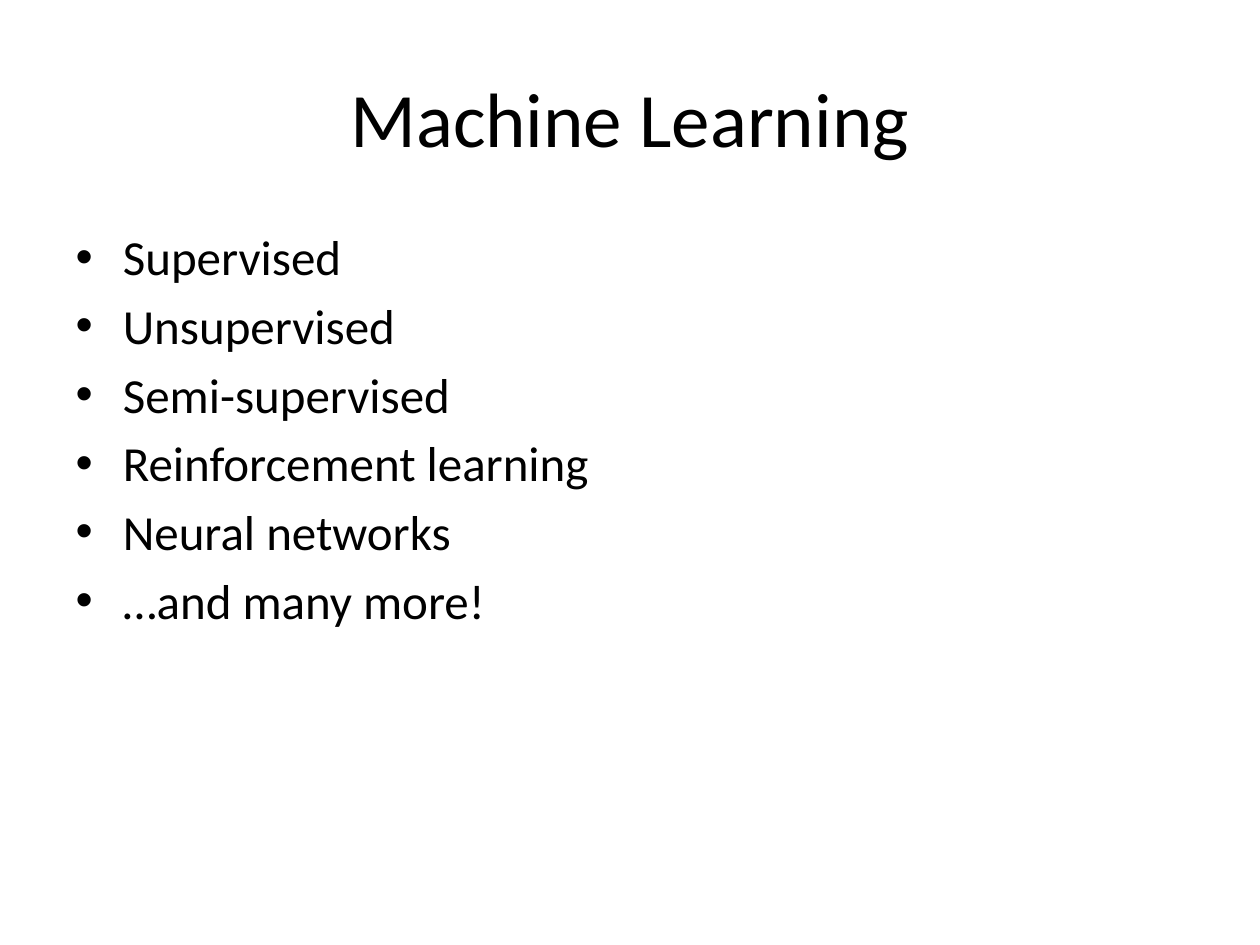
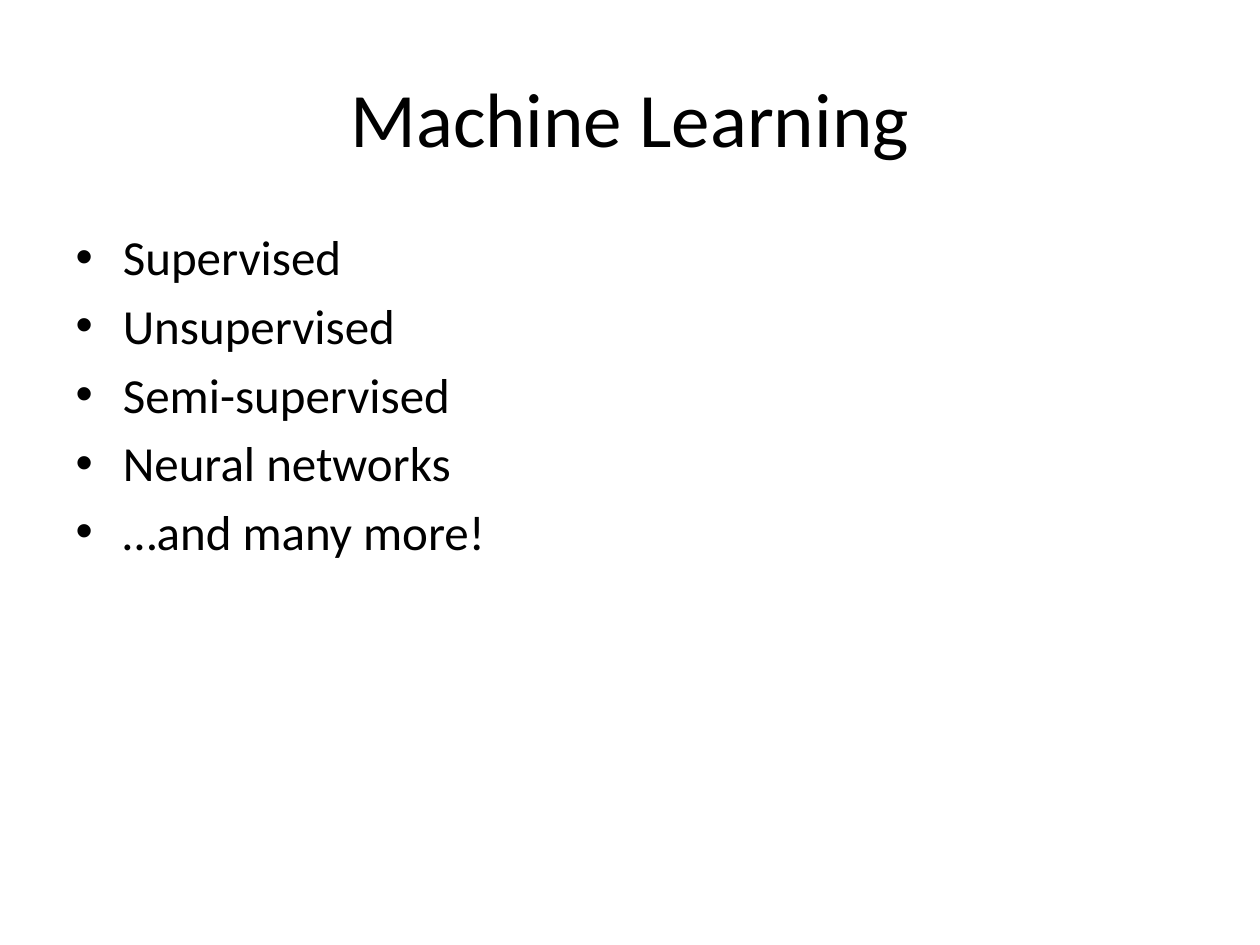
Before and after one commit to kalyanar/machine-learning-video, a slide deck: slide 12 of slides/1_intro.pptx. Drawn at 1260x945 pixels with LibreOffice and Linux fonts; fonts in the diff are those of the drawing. Boxes give left, top, right and bottom in pixels: in the first picture for what was removed or moved away, otherwise in the second. Text is boxed around its words. In the diff, an @@ line names an element or a change of style, - is before the commit and + after.

```diff
--- a/slides/1_intro.pptx
+++ b/slides/1_intro.pptx
@@ text at <box>123,447,589,490</box>: paragraph removed @@
-• Reinforcement learning
```
Also in this commit, not shown: 1 other slide changed, 15 other files.
